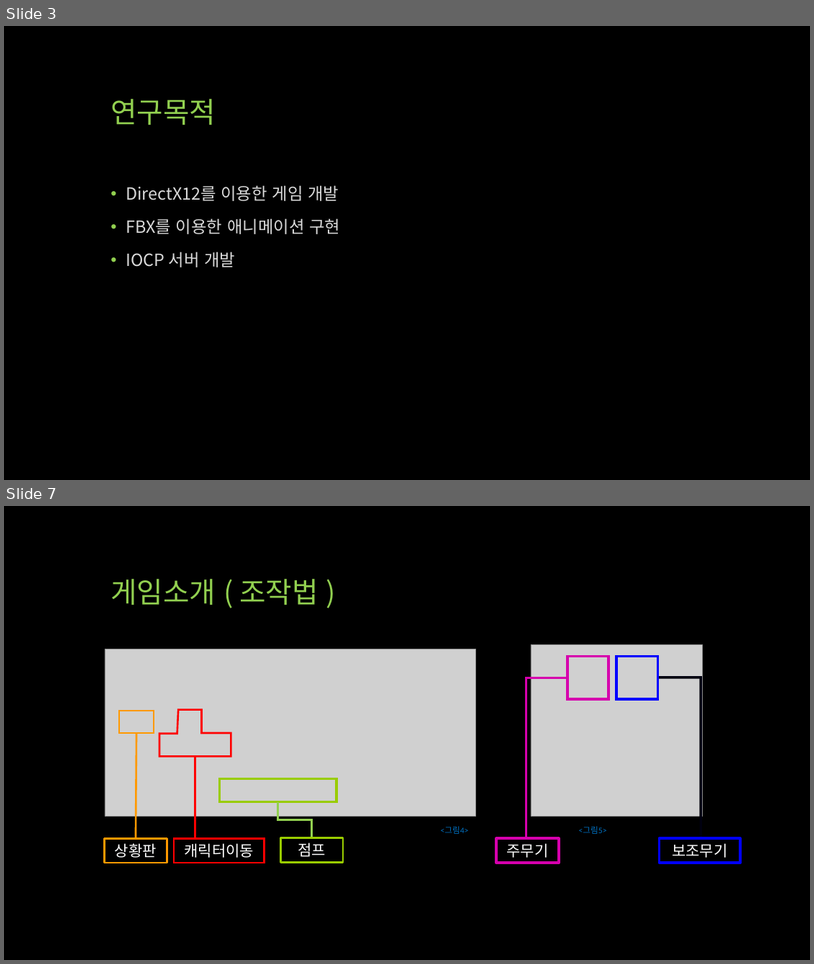
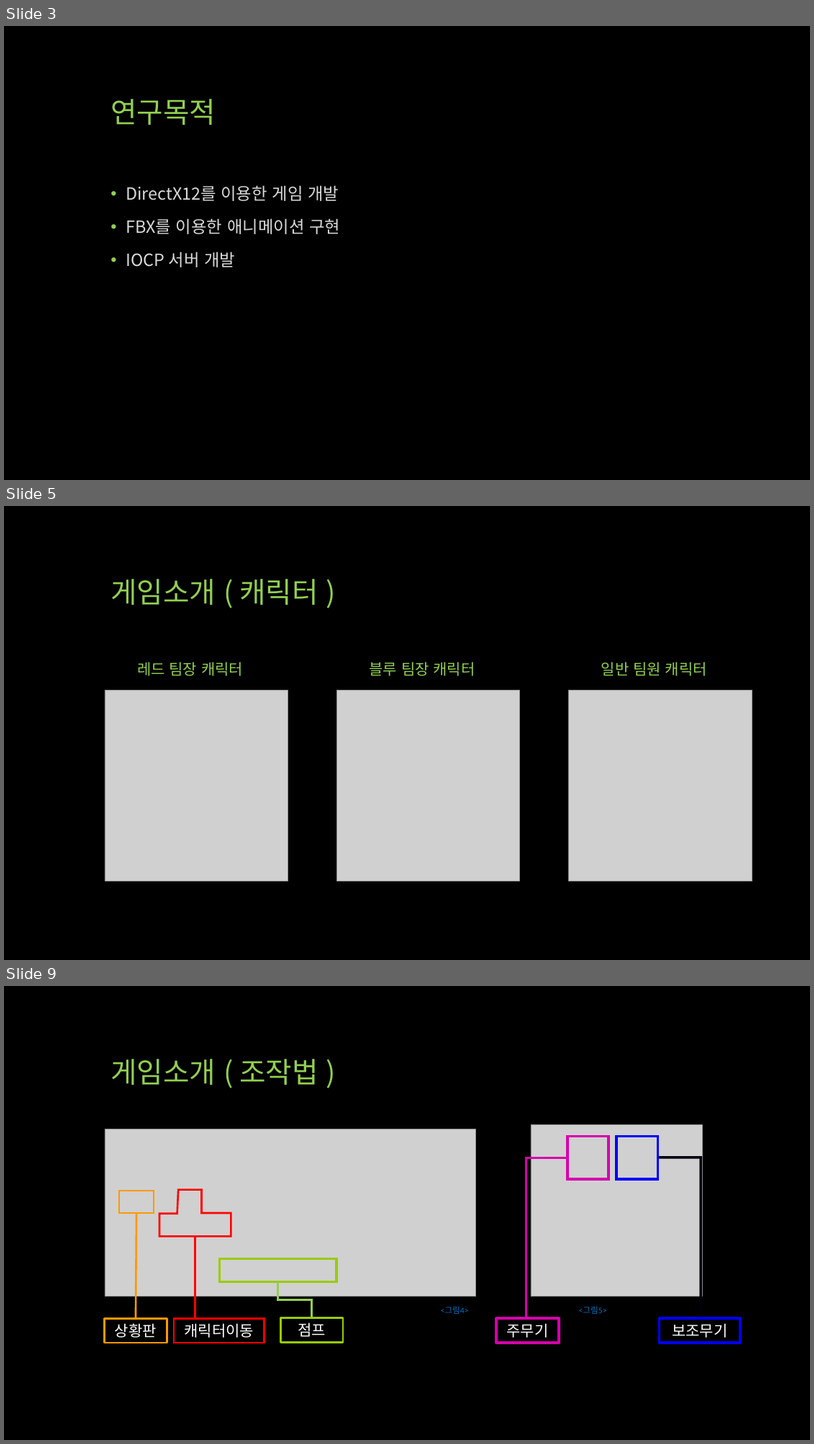
Before and after one commit to qwert830/SP, a slide deck: 기획/UTB (Unknown Team Battle).pptx. Shown one above the other, each under a label of ours: slides 3 and 7 before the commit, slides 3, 5 and 9 after it; the slides between them are not shown. The pictures are 814x964 and 814x1444 pixels, drawn with LibreOffice and Linux fonts; fonts in the diff are those of the drawing; grey boxes stand for pictures. Boxes give left, top, right and bottom in pixels: in the first picture for what was removed or moved away, otherwise in the second. Text is boxed around its words. In the diff, an @@ line names an element or a change of style, - is before the commit and + after.

```diff
--- a/기획/UTB (Unknown Team Battle).pptx
+++ b/기획/UTB (Unknown Team Battle).pptx
@@ slide 5 added at [4,506,810,960], background #000000 @@
@@ title added at [111,579,319,605], 34 pt, text #92D050 @@
+게임소개 ( 캐릭터 )
@@ text added at [137,662,243,676], 18 pt, text #92D050 @@
+레드 팀장 캐릭터
@@ text added at [370,662,476,676], 18 pt, text #92D050 @@
+블루 팀장 캐릭터
@@ text added at [602,662,707,676], 18 pt, text #92D050 @@
+일반 팀원 캐릭터
@@ picture added at [105,690,288,880] @@
@@ picture added at [337,690,521,880] @@
@@ picture added at [569,690,752,880] @@
@@ what was slide 7 is now slide 9 @@
```
Also in this commit, not shown: 6 slides changed, 2 other slides added, 2 slides removed, 36 other files.
